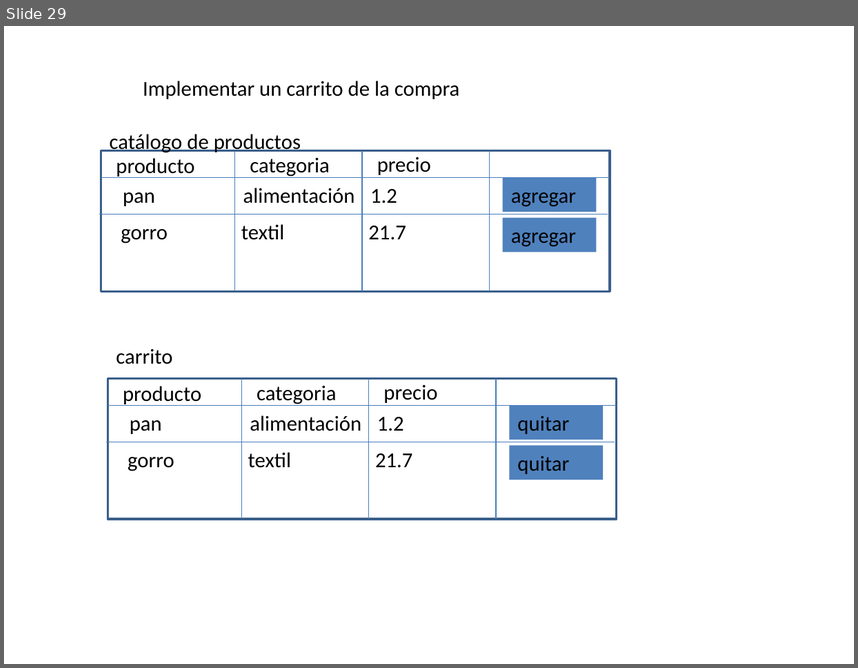
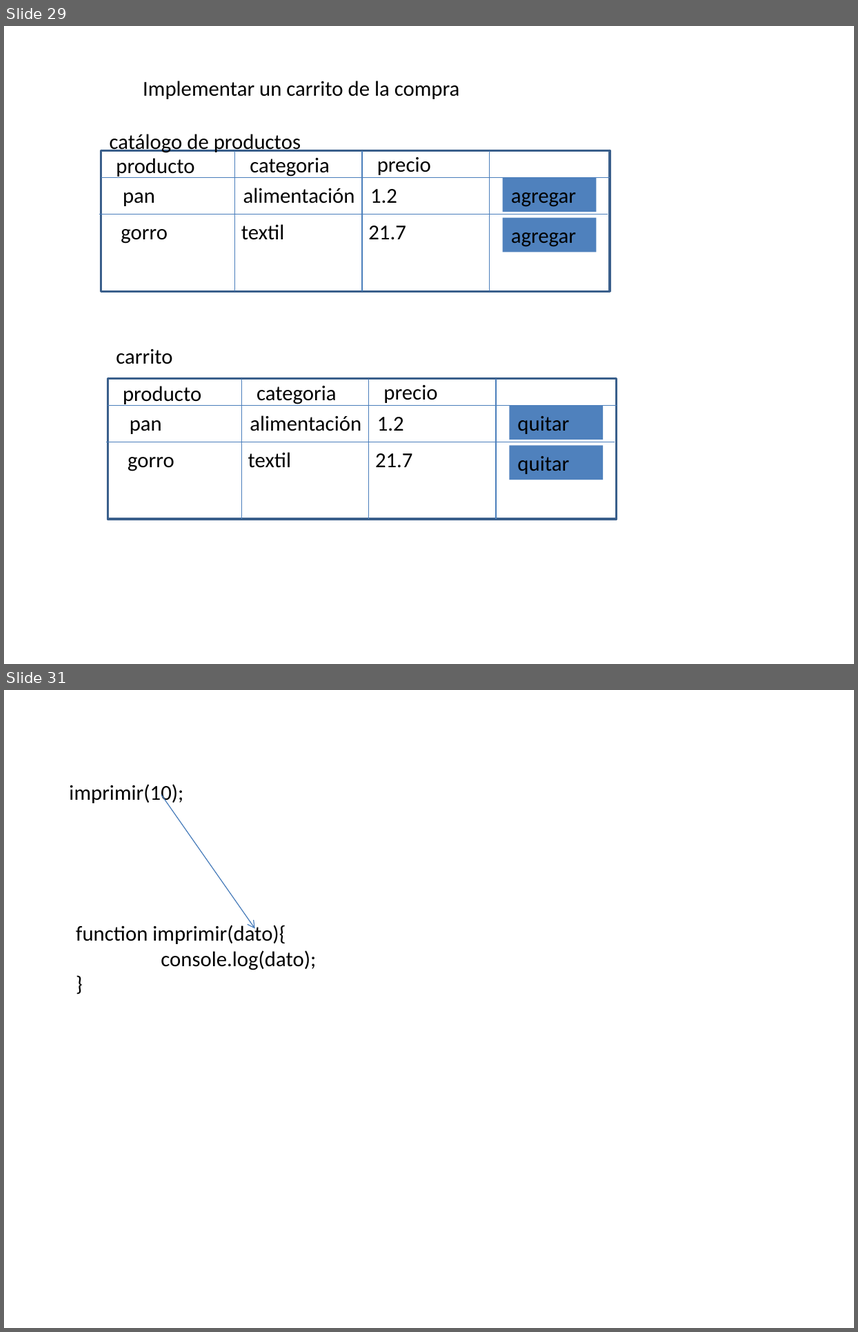
Before and after one commit to amartinsierra/javascript2025, a slide deck: pizarra.pptx. Shown one above the other, each under a label of ours: slide 29 before the commit, slides 29 and 31 after it; the slides between them are not shown. The pictures are 858x668 and 858x1332 pixels, drawn with LibreOffice and Linux fonts; fonts in the diff are those of the drawing. Boxes give left, top, right and bottom in pixels: in the first picture for what was removed or moved away, otherwise in the second. Text is boxed around its words. In the diff, an @@ line names an element or a change of style, - is before the commit and + after.

```diff
--- a/pizarra.pptx
+++ b/pizarra.pptx
@@ slide 31 added at [4, 690, 854, 1328], background #FFFFFF @@
@@ text added at [69, 784, 183, 805], 18 pt, text #000000 @@
+imprimir(10);
@@ arrow added from (161, 795) to (254, 929), #4B7EBC 0.75 pt @@
@@ text added at [76, 923, 316, 970], 18 pt, text #000000 @@
+function imprimir(dato){
+console.log(dato);
+}
```
Also in this commit, not shown: 1 slide changed, 2 other slides added, 2 other files.
